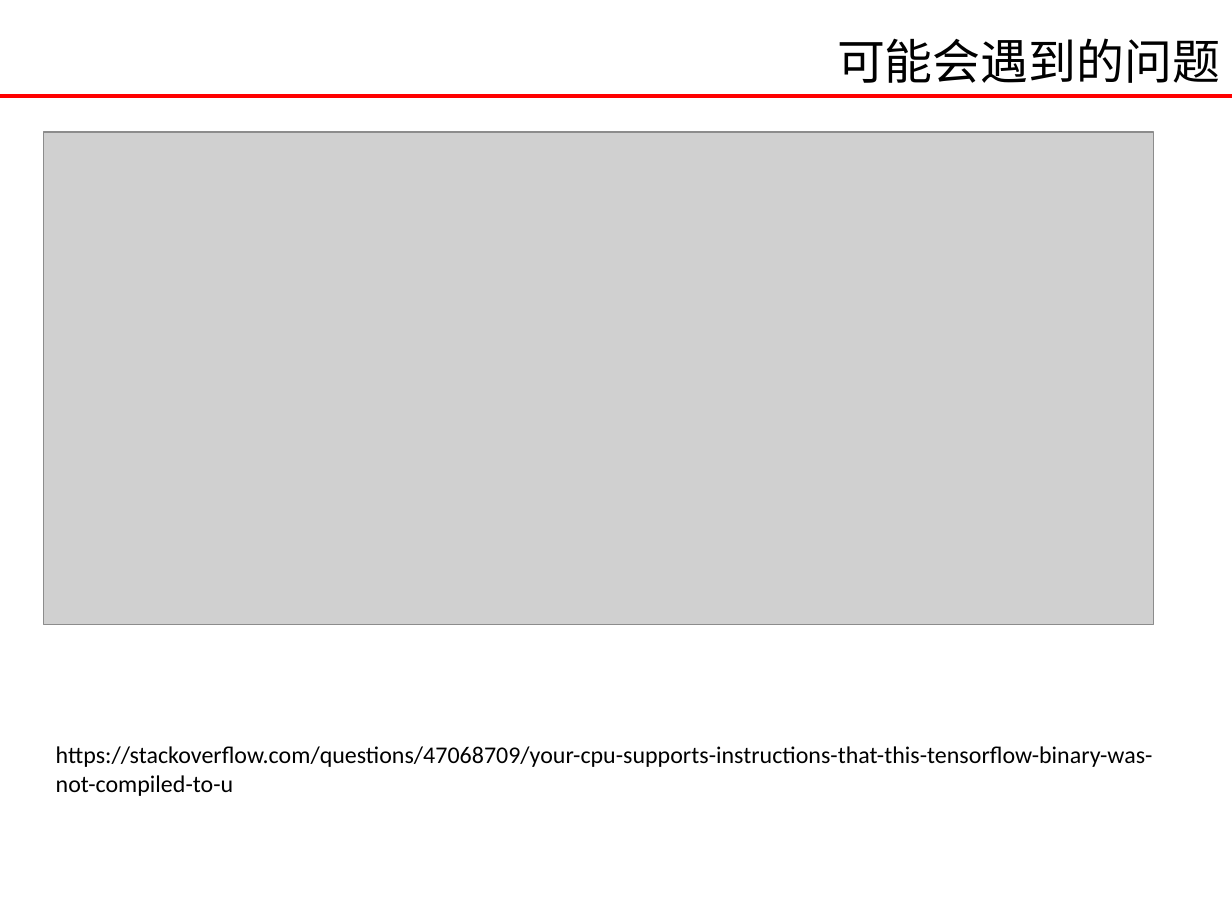
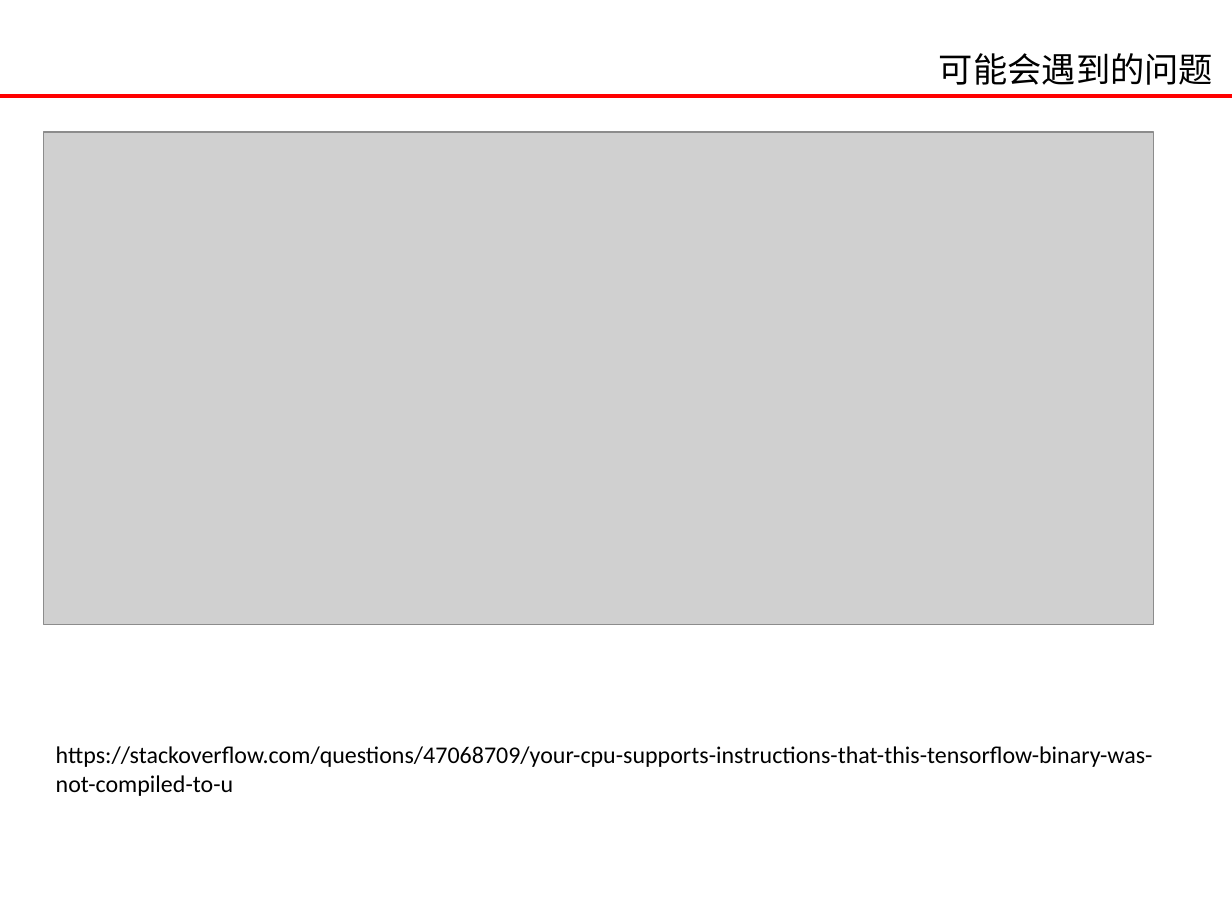
Before and after one commit to jaysoncho92/learn_tensorflow, a slide deck: slide 5 of TensorFlow入门.pptx. Drawn at 1232x924 pixels with LibreOffice and Linux fonts; fonts in the diff are those of the drawing; grey boxes stand for pictures. Boxes give left, top, right and bottom in pixels: in the first picture for what was removed or moved away, otherwise in the second. Text is boxed around its words. In the diff, an @@ line names an element or a change of style, - is before the commit and + after.

```diff
--- a/TensorFlow入门.pptx
+++ b/TensorFlow入门.pptx
@@ text "可能会遇到的问题": place and size @@
-text "可能会遇到的问题" at (837,38,1220,83)
+text "可能会遇到的问题" at (939,53,1213,85)
@@ text "可能会遇到的问题" at (939,53,1213,85): size 28 to 20 pt @@
```
Also in this commit, not shown: 8 other slides changed, 2 slides added, 2 slides removed, 4 other files.
